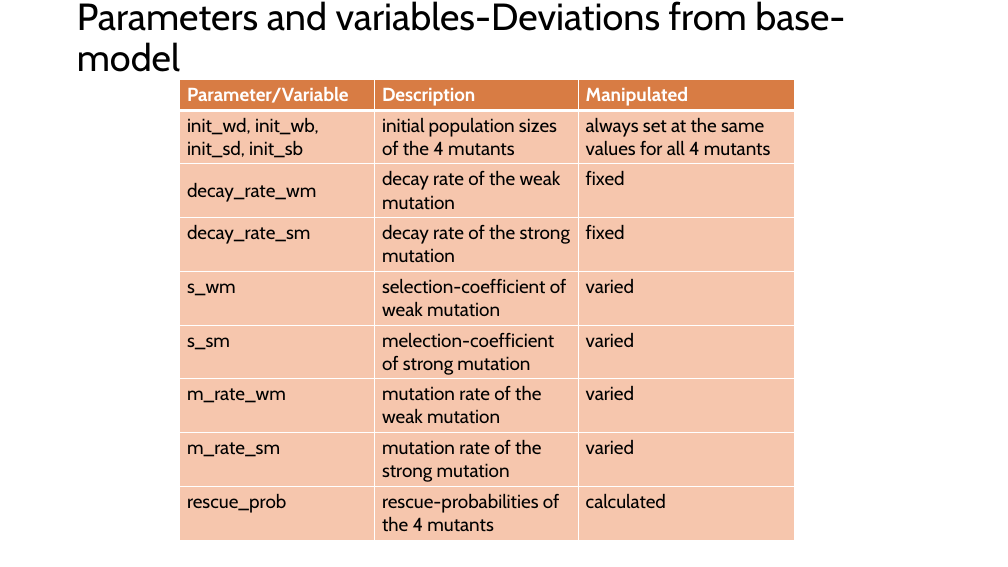
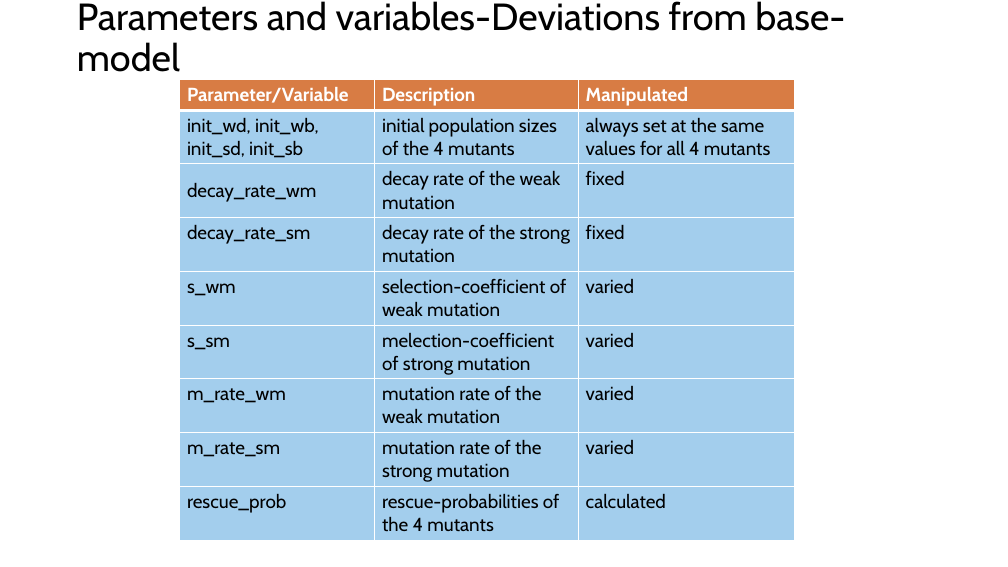
Before and after one commit to Julia-Eggenschwiler/THEEproject_Jaelle_Julia, a slide deck: slide 5 of THEE_project.pptx. Drawn at 1008x567 pixels with LibreOffice and Linux fonts; fonts in the diff are those of the drawing. Boxes give left, top, right and bottom in pixels: in the first picture for what was removed or moved away, otherwise in the second. Text is boxed around its words. In the diff, an @@ line names an element or a change of style, - is before the commit and + after.

```diff
--- a/THEE_project.pptx
+++ b/THEE_project.pptx
@@ table at box(179, 79, 794, 536) @@
@@ fill #F6C6AD to #A3CEED in 24 cells @@
```
Also in this commit, not shown: 5 other slides changed, 2 other files.
